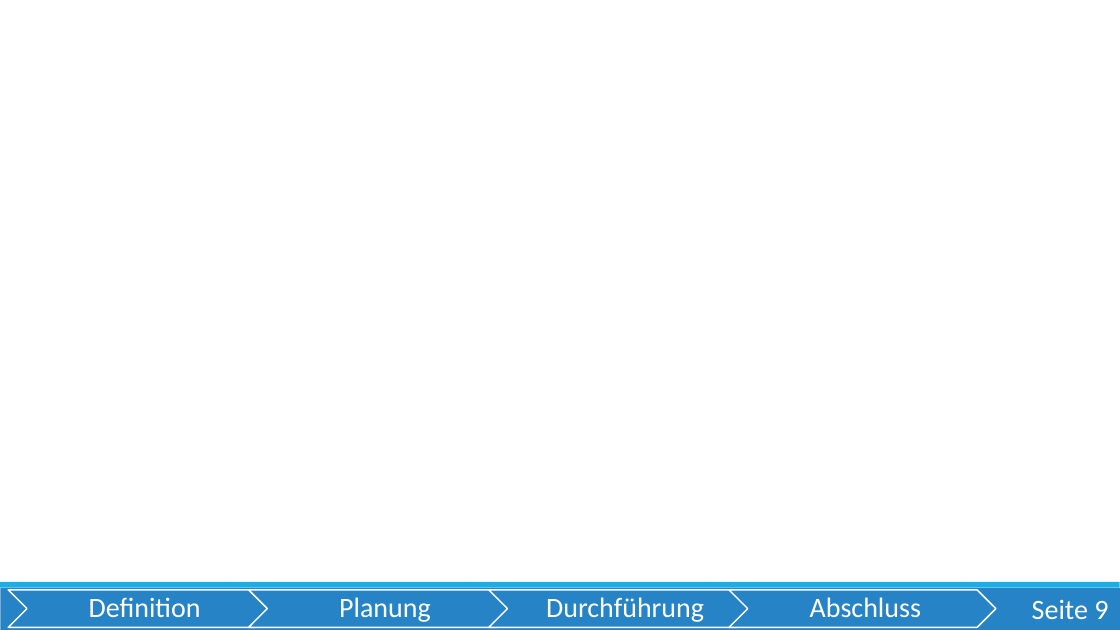
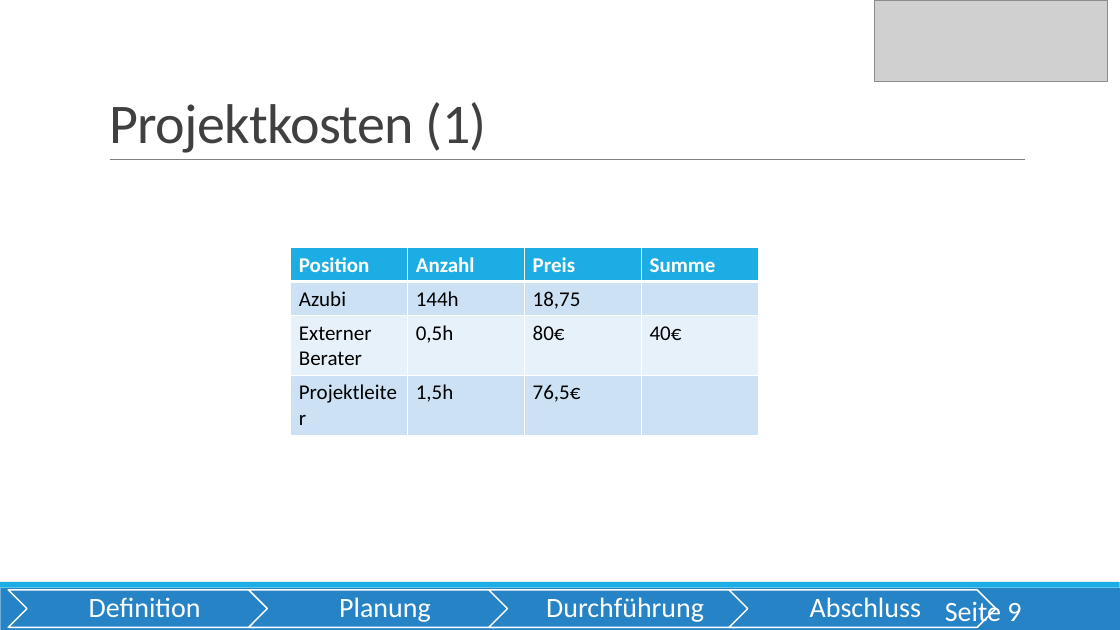
Before and after one commit to OberstufenprojektVOIP/OSP_VOIP, a slide deck: slide 9 of Pr-sentation/Präsentation VoIP_Alica.pptx. Drawn at 1120x630 pixels with LibreOffice and Linux fonts; fonts in the diff are those of the drawing; grey boxes stand for pictures. Boxes give left, top, right and bottom in pixels: in the first picture for what was removed or moved away, otherwise in the second. Text is boxed around its words. In the diff, an @@ line names an element or a change of style, - is before the commit and + after.

```diff
--- a/Pr-sentation/Präsentation VoIP_Alica.pptx
+++ b/Pr-sentation/Präsentation VoIP_Alica.pptx
@@ picture added at bbox=[875, 0, 1108, 82] @@
@@ title added at bbox=[109, 102, 487, 153], 48 pt, text #404040 @@
+Projektkosten (1)
@@ line added from (110, 160) to (1026, 160), #808080 0.5 pt @@
@@ table added at bbox=[291, 248, 758, 433], 4 rows, 4 columns @@
+Position | Anzahl | Preis | Summe
+Azubi | 144h | 18,75 | 
+Externer Berater | 0,5h | 80€ | 40€
+Projektleiter | 1,5h | 76,5€ | 
@@ page number rewrapped from bbox=[1032, 599, 1108, 619] to bbox=[945, 598, 1021, 628] @@
```
Also in this commit, not shown: 5 other slides changed, 1 slide removed.
